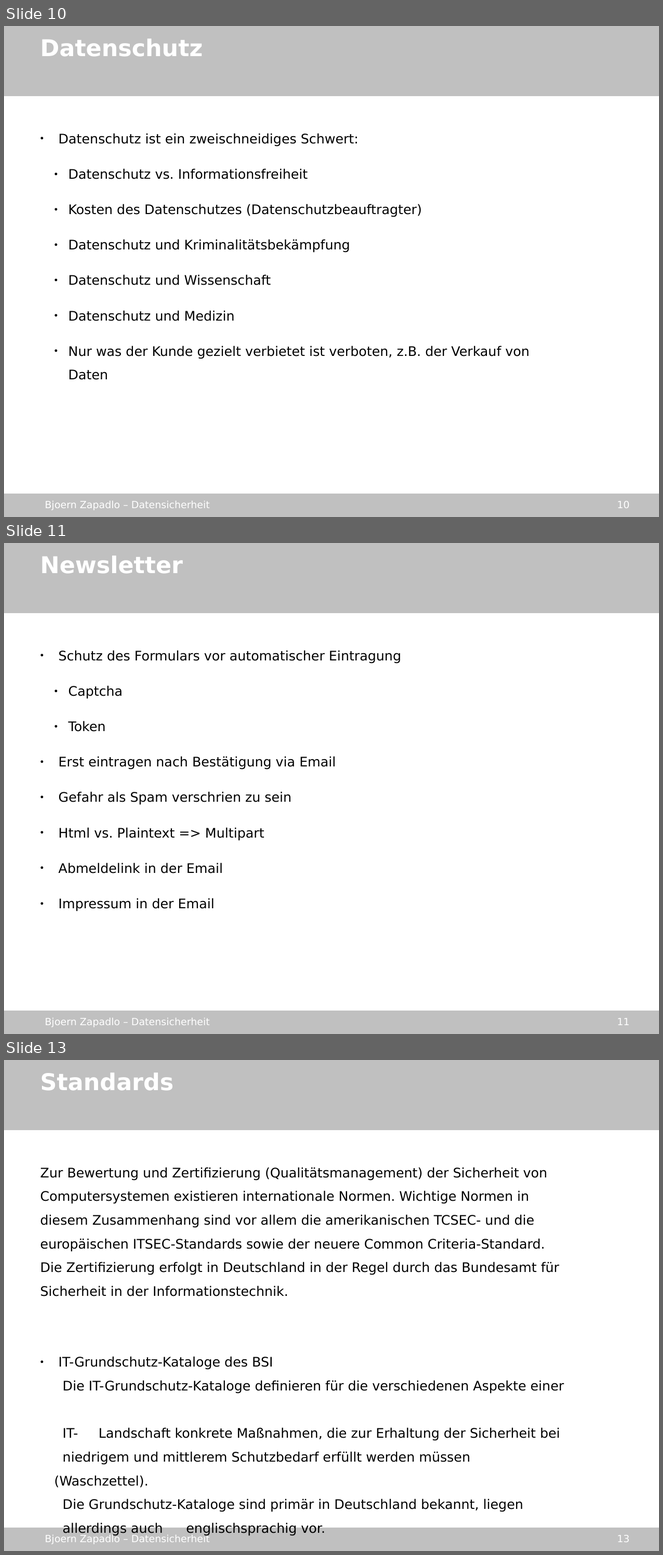
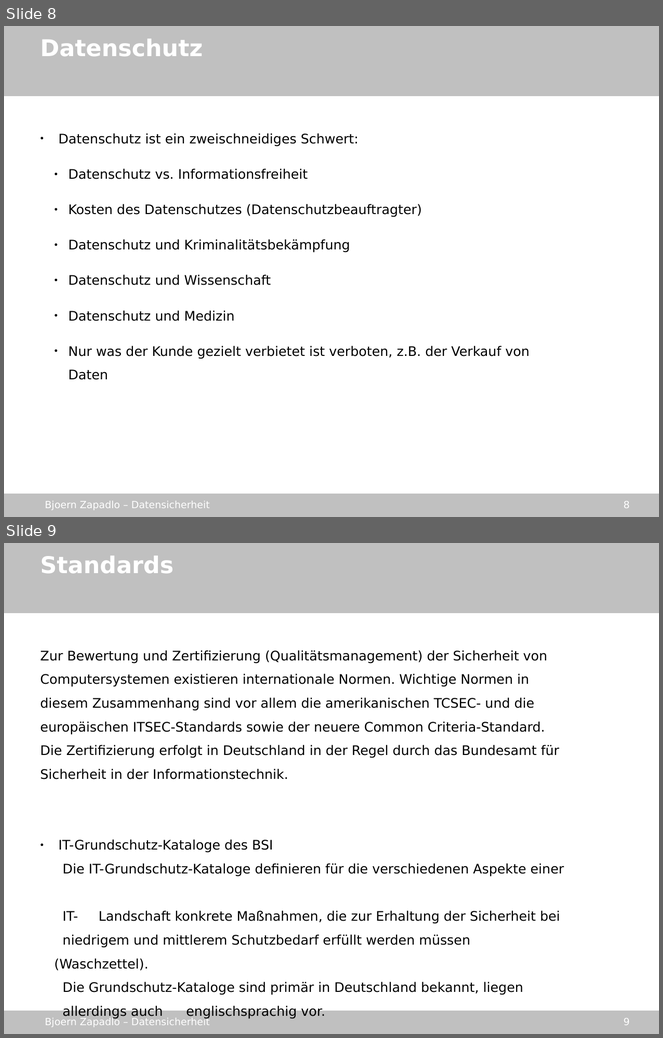
Before and after one commit to gmb2012/sae-datasecurity, a slide deck: stuff/datensicherheit_sae.odp. Shown one above the other, each under a label of ours: slides 10, 11 and 13 before the commit, slides 8 and 9 after it; the slides between them are not shown. The pictures are 663x1555 and 663x1038 pixels, drawn with LibreOffice and Linux fonts; fonts in the diff are those of the drawing; background and template pictures are left out. Boxes give left, top, right and bottom in pixels: in the first picture for what was removed or moved away, otherwise in the second. Text is boxed around its words. In the diff, an @@ line names an element or a change of style, - is before the commit and + after.

```diff
--- a/stuff/datensicherheit_sae.odp
+++ b/stuff/datensicherheit_sae.odp
@@ slide 11 removed at (4, 543, 659, 1034), background picture (left out); not listed: 4 template elements that a slide beside it also shows @@
@@ text removed at (40, 555, 183, 573) @@
-Newsletter
@@ text removed at (59, 650, 401, 912) @@
-● Schutz des Formulars vor automatischer Eintragung
-  ● Captcha
-  ● Token
-● Erst eintragen nach Bestätigung via Email
-● Gefahr als Spam verschrien zu sein
-● Html vs. Plaintext => Multipart
-● Abmeldelink in der Email
-● Impressum in der Email
@@ what was slide 10 is now slide 8 @@
@@ page number at (624, 501, 630, 509): text changed @@
-10
+8
@@ what was slide 13 is now slide 9 @@
@@ page number at (624, 1018, 630, 1026): text changed @@
-13
+9
```
Also in this commit, not shown: 4 other slides removed, 1 other file.
